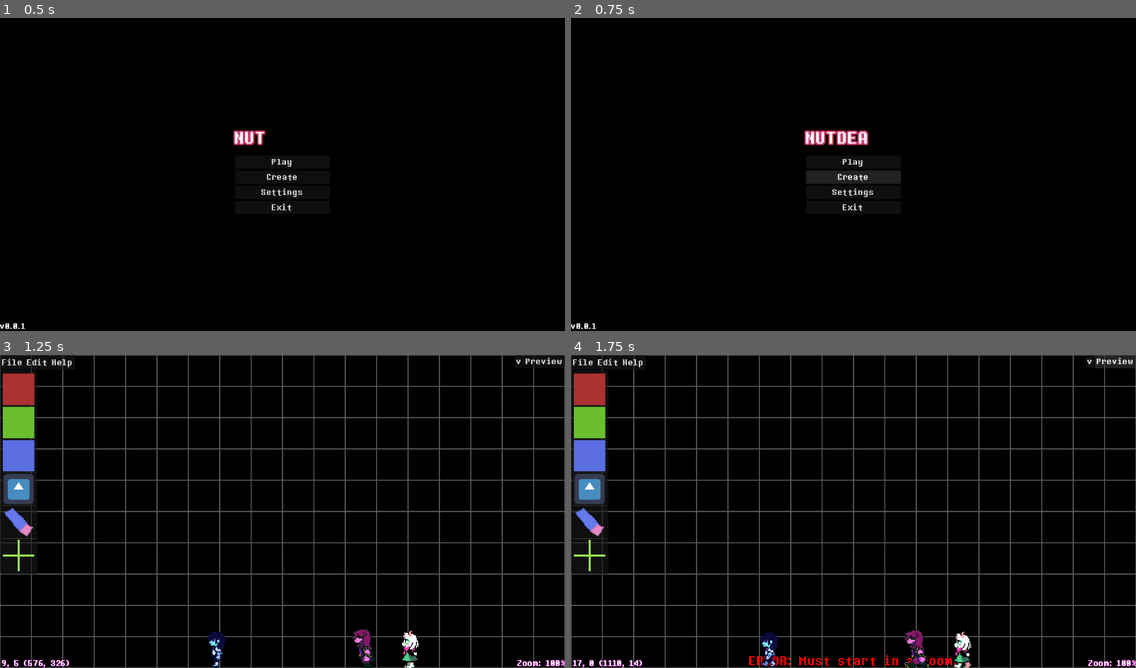
Above: before the commit, frames 1-4 (two rows, left to right).
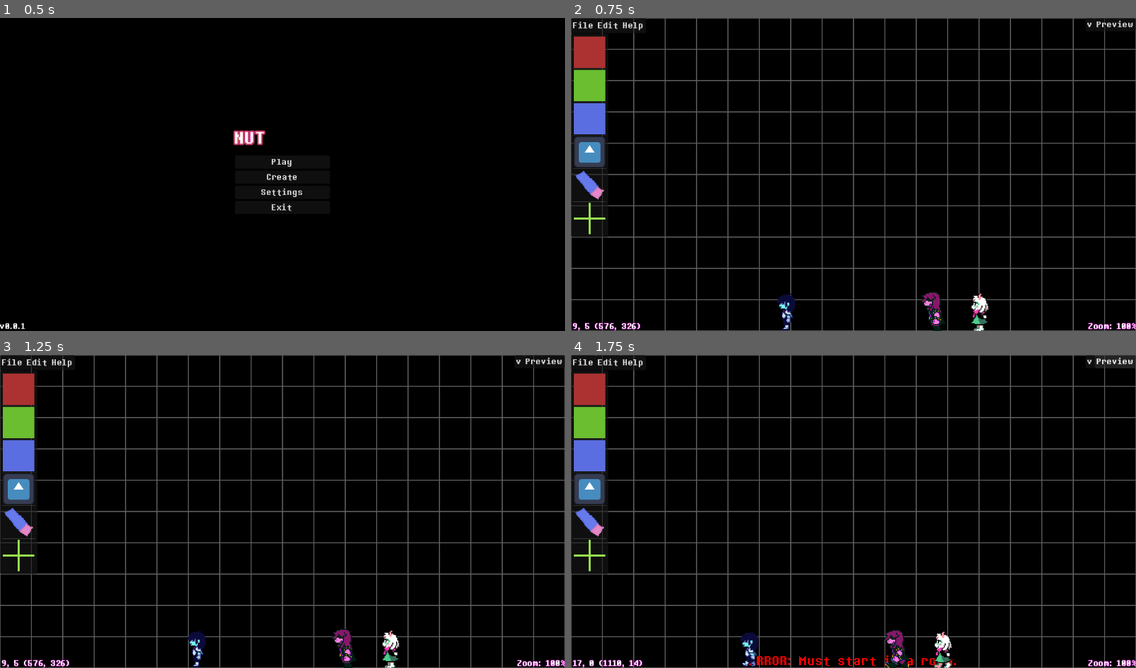
Above: after the commit, the same moments.

Repository: LunarTides/nutdealer
Game: Godot game, scene res://scenes/ui/main_menu.tscn
Same seed, same stepped clock (60 frames per second), same inputs: the game is played once before the commit and once after it. The engine's default icon, where the game draws it, is replaced by a stand-in: a white triangle on a blue panel in a dark square. Sound files missing from this copy of the repository are replaced by a short silence.
Inputs:
- Up to frame 1 (0.5 s): no input
- Up to frame 2 (0.75 s): click "Create" at 0.5 s
- Up to frame 3 (1.25 s): no input
- Up to frame 4 (1.75 s): click "Preview" at 1.25 s

Frame 1 is identical in both runs. In frame 2, 12% of the frame differs, in the area x 0-100%, y 0-100%; in frame 3, 1.5%; in frame 4, 1.6%.

Commit message:
Add audio settings

Diff:
--- /dev/null
+++ b/resources/settings/audio_settings.gd
@@ -0,0 +1,19 @@
+extends Resource
+class_name AudioSettings
+
+@export var master_volume: float = 1.0:
+	set(value):
+		if master_volume != value:
+			master_volume = value
+			emit_changed()
+
+			var master_idx: int = AudioServer.get_bus_index(&"Master")
+			AudioServer.set_bus_volume_linear(master_idx, master_volume)
+@export var music_volume: float = 1.0:
+	set(value):
+		if music_volume != value:
+			music_volume = value
+			emit_changed()
+
+			var music_idx: int = AudioServer.get_bus_index(&"Music")
+			AudioServer.set_bus_volume_linear(music_idx, music_volume)
--- a/resources/sprite_frames/kris.tres
+++ b/resources/sprite_frames/kris.tres
@@ -157,7 +157,7 @@
 "duration": 1.0,
 "texture": ExtResource("2_wto16")
 }],
-"loop": 1,
+"loop": 0,
 "name": &"battle_act_ready",
 "speed": 5.0
 }, {
--- a/scenes/game/tile/tile.gd
+++ b/scenes/game/tile/tile.gd
@@ -54,6 +54,7 @@
 @export var enabled: bool = true
 @export_storage var logic_script_path: String
 # TODO: Replace with a path for reusing encounters.
+# TODO: Also, don't initialize this here, otherwise ALL tiles will have this in the world save.
 @export_storage var encounter_enemies: Array[EncounterEnemy] = [EncounterEnemy.new()]
 @export_storage var encounter_party_members: Array[PartyMember]
 
@@ -172,7 +173,7 @@
 
 func enable() -> void:
 	show()
-	process_mode = Node.PROCESS_MODE_ALWAYS
+	process_mode = Node.PROCESS_MODE_INHERIT
 	enabled = true
 
 func clone(new_id: bool = false) -> Tile:
--- a/scenes/ui/main_menu.gd
+++ b/scenes/ui/main_menu.gd
@@ -61,10 +61,6 @@
 	WorldSave.create_open_world_dialogue()
 
 func _on_create_button_pressed() -> void:
-	sfx_player.stream = SELECT_SFX
-	sfx_player.play()
-	await sfx_player.finished
-
 	get_tree().change_scene_to_packed(CREATOR_DARK_WORLD_UI)
 
 func _on_settings_button_pressed() -> void:
@@ -78,10 +74,6 @@
 	settings.closed.connect(show)
 
 func _on_exit_button_pressed() -> void:
-	sfx_player.stream = SELECT_SFX
-	sfx_player.play()
-	await sfx_player.finished
-
 	Settings.save_settings()
 	get_tree().quit()
 
--- a/scenes/ui/main_menu.tscn
+++ b/scenes/ui/main_menu.tscn
@@ -549,16 +549,16 @@
 offset_top = -19.0
 offset_right = 75.0
 grow_vertical = 0
-text = "Version"
+text = "v0.0.1"
 
 [node name="Grid" type="TextureRect" parent="." unique_id=1500288263]
 modulate = Color(0.38851848, 0.38851848, 0.38851845, 1)
 z_index = -10
 layout_mode = 0
-offset_left = -39.97189
-offset_top = -216.02754
-offset_right = 1368.0281
-offset_bottom = 679.9725
+offset_left = -177.36113
+offset_top = -78.63806
+offset_right = 1230.6389
+offset_bottom = 817.36194
 mouse_filter = 2
 texture = ExtResource("2_fe2o3")
 stretch_mode = 1
--- a/scenes/ui/settings.gd
+++ b/scenes/ui/settings.gd
@@ -3,10 +3,15 @@
 signal closed
 
 @export var party_members_check_box: CheckBox
+@export var master_volume_slider: HSlider
+@export var music_volume_slider: HSlider
 
 # Called when the node enters the scene tree for the first time.
 func _ready() -> void:
 	party_members_check_box.button_pressed = Settings.creator.party_members_enabled
+
+	master_volume_slider.value = Settings.audio.master_volume * 100
+	music_volume_slider.value = Settings.audio.music_volume * 100
 
 
 # Called every frame. 'delta' is the elapsed time since the previous frame.
@@ -18,6 +23,13 @@
 	Settings.creator.party_members_enabled = toggled_on
 
 
+func _on_master_volume_slider_value_changed(value: float) -> void:
+	Settings.audio.master_volume = value / 100
+
+func _on_music_volume_slider_value_changed(value: float) -> void:
+	Settings.audio.music_volume = value / 100
+
+
 func _on_close_button_pressed() -> void:
 	closed.emit()
 	queue_free()
--- a/scenes/ui/settings.tscn
+++ b/scenes/ui/settings.tscn
@@ -2,7 +2,7 @@
 
 [ext_resource type="Script" uid="uid://c6ou2ipnnhnv5" path="res://scenes/ui/settings.gd" id="1_8wfqe"]
 
-[node name="SettingsUI" type="Control" unique_id=1952239954 node_paths=PackedStringArray("party_members_check_box")]
+[node name="SettingsUI" type="Control" unique_id=1952239954 node_paths=PackedStringArray("party_members_check_box", "master_volume_slider", "music_volume_slider")]
 layout_mode = 3
 anchors_preset = 15
 anchor_right = 1.0
@@ -11,6 +11,8 @@
 grow_vertical = 2
 script = ExtResource("1_8wfqe")
 party_members_check_box = NodePath("TabContainer/Creator/PartyMembersCheckBox")
+master_volume_slider = NodePath("TabContainer/Audio/MasterVolume/MasterVolumeSlider")
+music_volume_slider = NodePath("TabContainer/Audio/MusicVolume/MusicVolumeSlider")
 
 [node name="TabContainer" type="TabContainer" parent="." unique_id=927278826]
 custom_minimum_size = Vector2(600, 400)
@@ -42,5 +44,40 @@
 size_flags_vertical = 10
 text = "Close"
 
+[node name="Audio" type="VBoxContainer" parent="TabContainer" unique_id=1113400201]
+visible = false
+layout_mode = 2
+metadata/_tab_index = 1
+
+[node name="MasterVolume" type="HBoxContainer" parent="TabContainer/Audio" unique_id=1018613473]
+layout_mode = 2
+
+[node name="Label" type="Label" parent="TabContainer/Audio/MasterVolume" unique_id=899435718]
+layout_mode = 2
+text = "Master"
+
+[node name="MasterVolumeSlider" type="HSlider" parent="TabContainer/Audio/MasterVolume" unique_id=2089256015]
+layout_mode = 2
+size_flags_horizontal = 3
+
+[node name="MusicVolume" type="HBoxContainer" parent="TabContainer/Audio" unique_id=1170204973]
+layout_mode = 2
+
+[node name="Label" type="Label" parent="TabContainer/Audio/MusicVolume" unique_id=766725099]
+layout_mode = 2
+text = "Music"
+
+[node name="MusicVolumeSlider" type="HSlider" parent="TabContainer/Audio/MusicVolume" unique_id=1992604348]
+layout_mode = 2
+size_flags_horizontal = 3
+
+[node name="CloseButton" type="Button" parent="TabContainer/Audio" unique_id=1850381373]
+layout_mode = 2
+size_flags_vertical = 10
+text = "Close"
+
 [connection signal="toggled" from="TabContainer/Creator/PartyMembersCheckBox" to="." method="_on_party_members_check_box_toggled"]
 [connection signal="pressed" from="TabContainer/Creator/CloseButton" to="." method="_on_close_button_pressed"]
+[connection signal="value_changed" from="TabContainer/Audio/MasterVolume/MasterVolumeSlider" to="." method="_on_master_volume_slider_value_changed"]
+[connection signal="value_changed" from="TabContainer/Audio/MusicVolume/MusicVolumeSlider" to="." method="_on_music_volume_slider_value_changed"]
+[connection signal="pressed" from="TabContainer/Audio/CloseButton" to="." method="_on_close_button_pressed"]
--- a/scripts/creator/creator.gd
+++ b/scripts/creator/creator.gd
@@ -159,4 +159,4 @@
 
 	Game.playing = false
 	Game.player.queue_free()
-	Game.stop_music()
+	Game.pause_music()
--- a/scripts/game/encounter.gd
+++ b/scripts/game/encounter.gd
@@ -170,7 +170,7 @@
 		t.process_mode = Node.PROCESS_MODE_DISABLED
 		t.hide()
 	Game.player.process_mode = Node.PROCESS_MODE_DISABLED
-	Game.stop_music()
+	Game.pause_music()
 
 	# Play tension sfx
 	sfx_player.stream = preload("res://assets/audio/battle/tensionhorn.wav")
@@ -222,16 +222,16 @@
 
 	started.emit(tile)
 
-func end(won: bool) -> void:
+func end(won: bool, skip_anim: bool = false) -> void:
 	if not in_encounter:
 		return
-
-	music_player.stop()
 
 	print_debug("[Encounter] Encounter ended.")
 	ending.emit(encounter_tile, won)
-	# Give time for animations and stuff.
-	await get_tree().create_timer(3.0).timeout
+
+	if not skip_anim:
+		# Give time for animations and stuff.
+		await get_tree().create_timer(3.0).timeout
 
 	# Setup variables
 	Game.mode = Game.Mode.DarkWorld
@@ -256,6 +256,7 @@
 
 		child.queue_free()
 
+	music_player.stop()
 	Game.play_music()
 
 	ended.emit(encounter_tile, won)
@@ -263,7 +264,6 @@
 
 func win_by_damage() -> void:
 	running = false
-	music_player.stop()
 
 	# TODO: Animation
 	print_debug("[Encounter] Won by damage. Playing win animation.")
--- a/scripts/game/game.gd
+++ b/scripts/game/game.gd
@@ -145,7 +145,7 @@
 
 	# Clear everything.
 	WorldSave.new_world()
-	stop_music()
+	pause_music()
 
 func switch_room(room_index: int) -> void:
 	play_from(room_index)
@@ -220,11 +220,19 @@
 	return tile
 
 func play_music() -> void:
-	if music_player.playing:
-		return
-
-	music_player.stream = preload("res://assets/audio/music/tv_world.ogg")
-	music_player.play()
+	if not Game.playing:
+		return
+
+	if not music_player.stream:
+		music_player.stream = preload("res://assets/audio/music/tv_world.ogg")
+
+	if music_player.stream_paused:
+		music_player.stream_paused = false
+	elif not music_player.playing:
+		music_player.play()
+
+func pause_music() -> void:
+	music_player.stream_paused = true
 
 func stop_music() -> void:
 	music_player.stop()
--- a/scripts/settings.gd
+++ b/scripts/settings.gd
@@ -4,6 +4,7 @@
 
 var path: String = "user://settings.cfg"
 var creator: CreatorSettings = CreatorSettings.new()
+var audio: AudioSettings = AudioSettings.new()
 
 # Called when the node enters the scene tree for the first time.
 func _ready() -> void:
@@ -25,6 +26,9 @@
 
 	settings.set_value("creator", "party_members_enabled", creator.party_members_enabled)
 
+	settings.set_value("audio", "master_volume", audio.master_volume)
+	settings.set_value("audio", "music_volume", audio.music_volume)
+
 	settings.save(path)
 
 func load_settings() -> void:
@@ -37,3 +41,7 @@
 	for key: String in settings.get_section_keys("creator"):
 		var value: Variant = settings.get_value("creator", key)
 		creator.set(key, value)
+
+	for key: String in settings.get_section_keys("audio"):
+		var value: Variant = settings.get_value("audio", key)
+		audio.set(key, value)
Not shown, added: resources/settings/audio_settings.gd.uid
